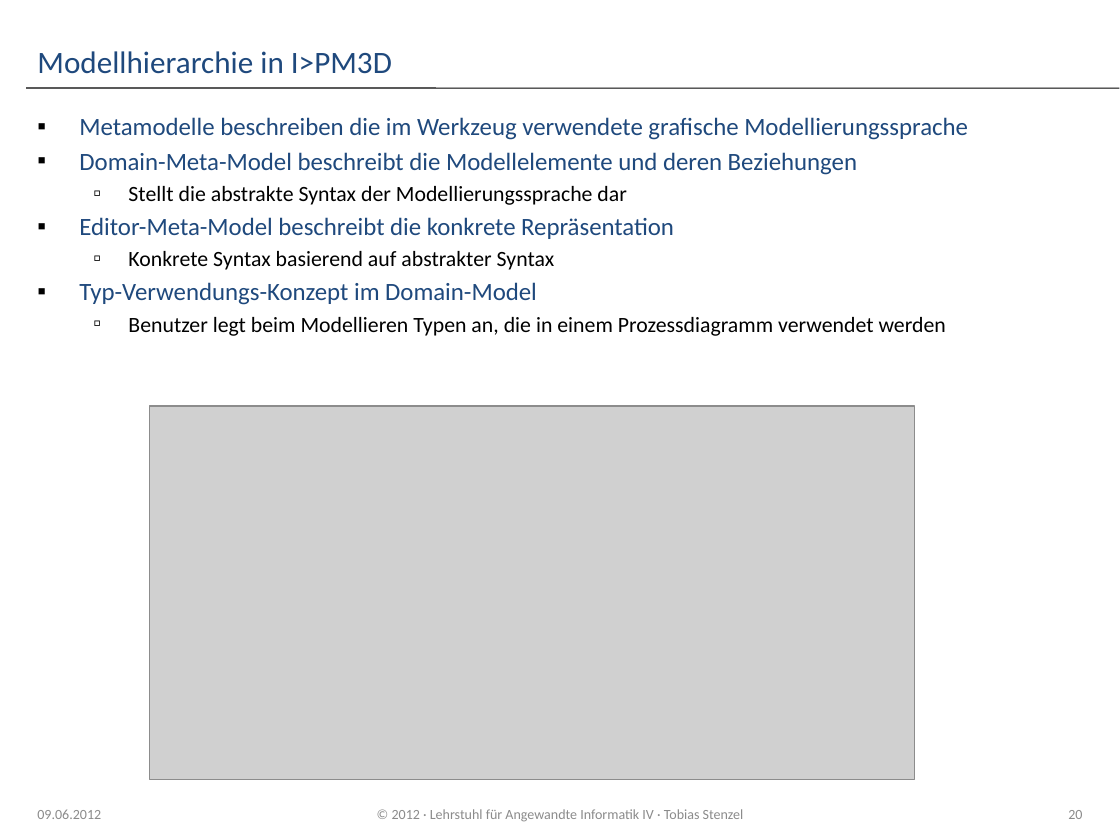
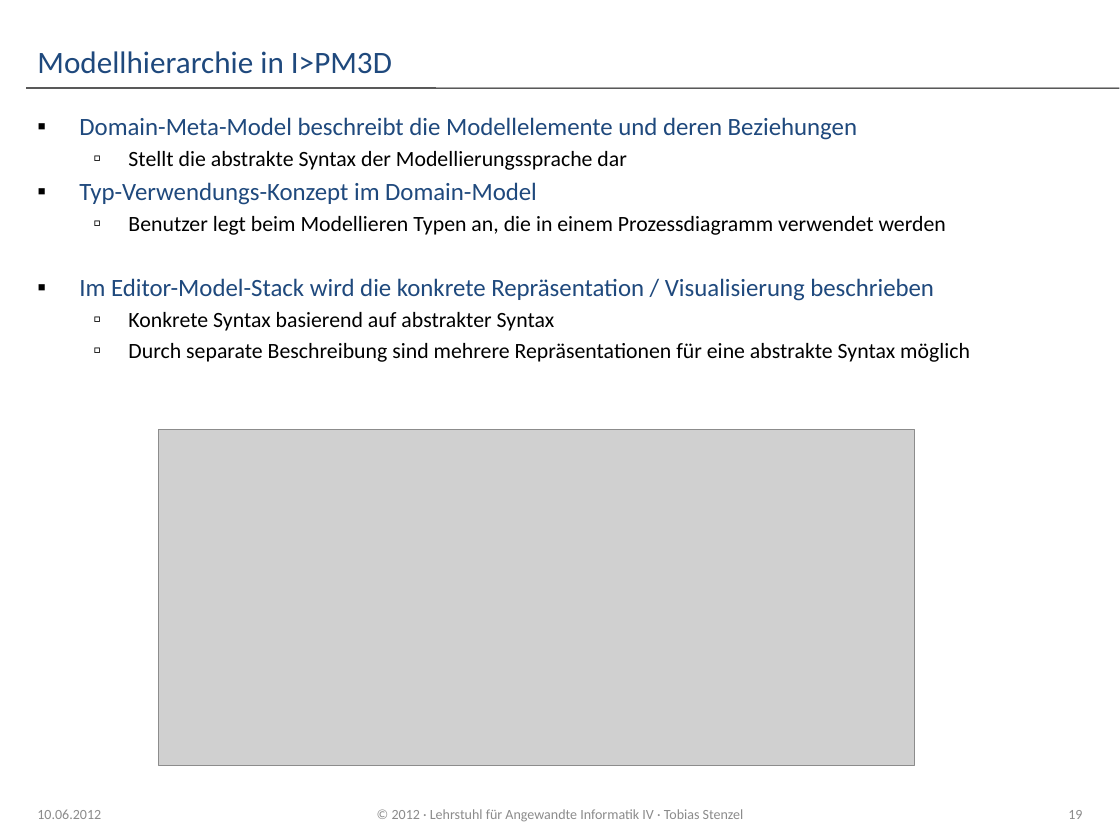
Before and after one commit to dpausp/ba-thesis, a slide deck: slide 19 of Praesentation_IPM3D.pptx (slide 20 before the commit). Drawn at 1120x840 pixels with LibreOffice and Linux fonts; fonts in the diff are those of the drawing; grey boxes stand for pictures; background and template pictures are left out. Boxes give left, top, right and bottom in pixels: in the first picture for what was removed or moved away, otherwise in the second. Text is boxed around its words. In the diff, an @@ line names an element or a change of style, - is before the commit and + after.

```diff
--- a/Praesentation_IPM3D.pptx
+++ b/Praesentation_IPM3D.pptx
@@ text at [79, 117, 968, 140]: paragraph removed @@
-▪ Metamodelle beschreiben die im Werkzeug verwendete grafische Modellierungssprache
@@ text at [128, 251, 555, 270]: paragraphs removed @@
-▪ Editor-Meta-Model beschreibt die konkrete Repräsentation
-  ▫ Konkrete Syntax basierend auf abstrakter Syntax
@@ text at [79, 278, 970, 362]: paragraphs added @@
+▪ Im Editor-Model-Stack wird die konkrete Repräsentation / Visualisierung beschrieben
+  ▫ Konkrete Syntax basierend auf abstrakter Syntax
+  ▫ Durch separate Beschreibung sind mehrere Repräsentationen für eine abstrakte Syntax möglich
@@ picture: place and size @@
-picture at [149, 407, 914, 780]
+picture at [159, 429, 915, 765]
@@ text at [37, 809, 101, 819]: text changed @@
-09.06.2012
+10.06.2012
@@ page number at [1068, 810, 1082, 819]: text changed @@
-20
+19
```
Also in this commit, not shown: 27 other slides changed, 2 slides added, 3 slides removed, 1 other file.
